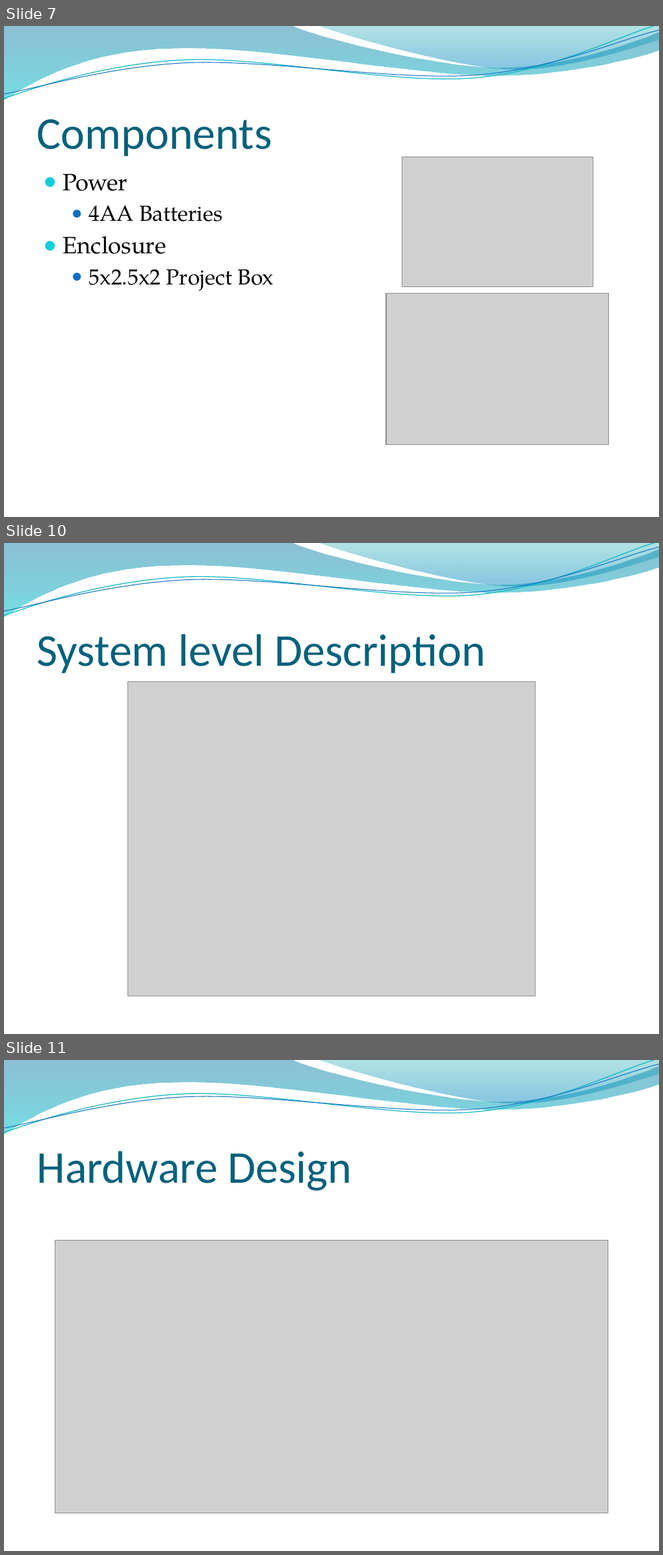
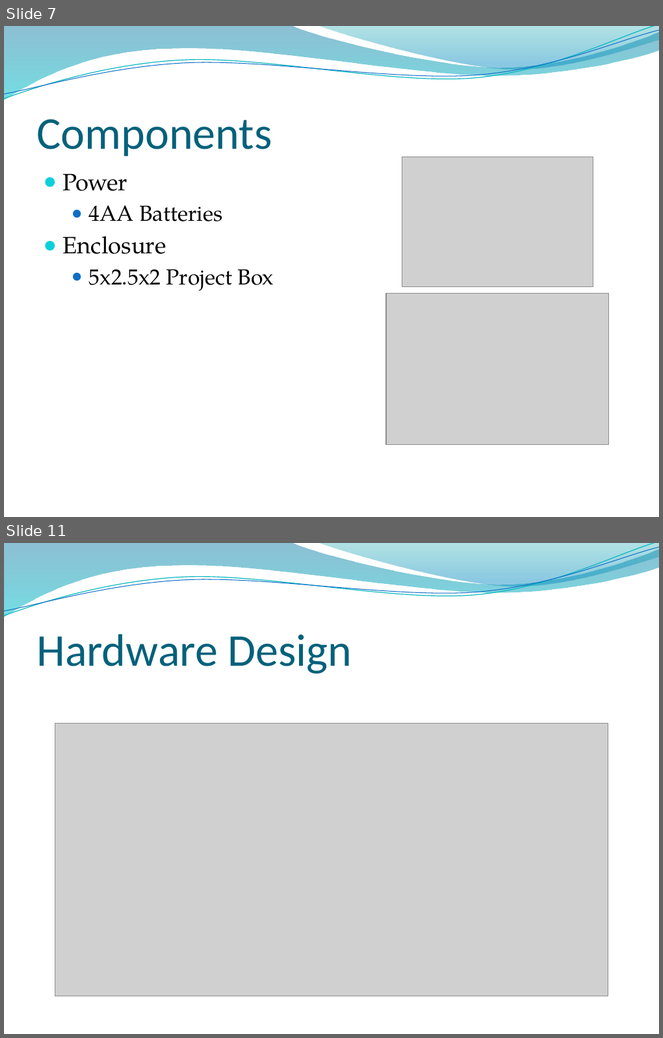
Before and after one commit to tasbal/cpsc483, a slide deck: MISC/Final Presentation.pptx. Shown one above the other, each under a label of ours: slides 7, 10 and 11 before the commit, slides 7 and 11 after it; the slides between them are not shown. The pictures are 663x1555 and 663x1038 pixels, drawn with LibreOffice and Linux fonts; fonts in the diff are those of the drawing; grey boxes stand for pictures; background and template pictures are left out. Boxes give left, top, right and bottom in pixels: in the first picture for what was removed or moved away, otherwise in the second. Text is boxed around its words. In the diff, an @@ line names an element or a change of style, - is before the commit and + after.

```diff
--- a/MISC/Final Presentation.pptx
+++ b/MISC/Final Presentation.pptx
@@ slide 10 removed at <box>4,543,659,1034</box>, background picture (left out); not listed: 4 template elements that a slide beside it also shows @@
@@ title removed at <box>36,634,486,674</box> @@
-System level Description
@@ picture removed at <box>128,682,534,997</box> @@
```
Also in this commit, not shown: 7 slides changed, 3 slides added, 2 other slides removed.
